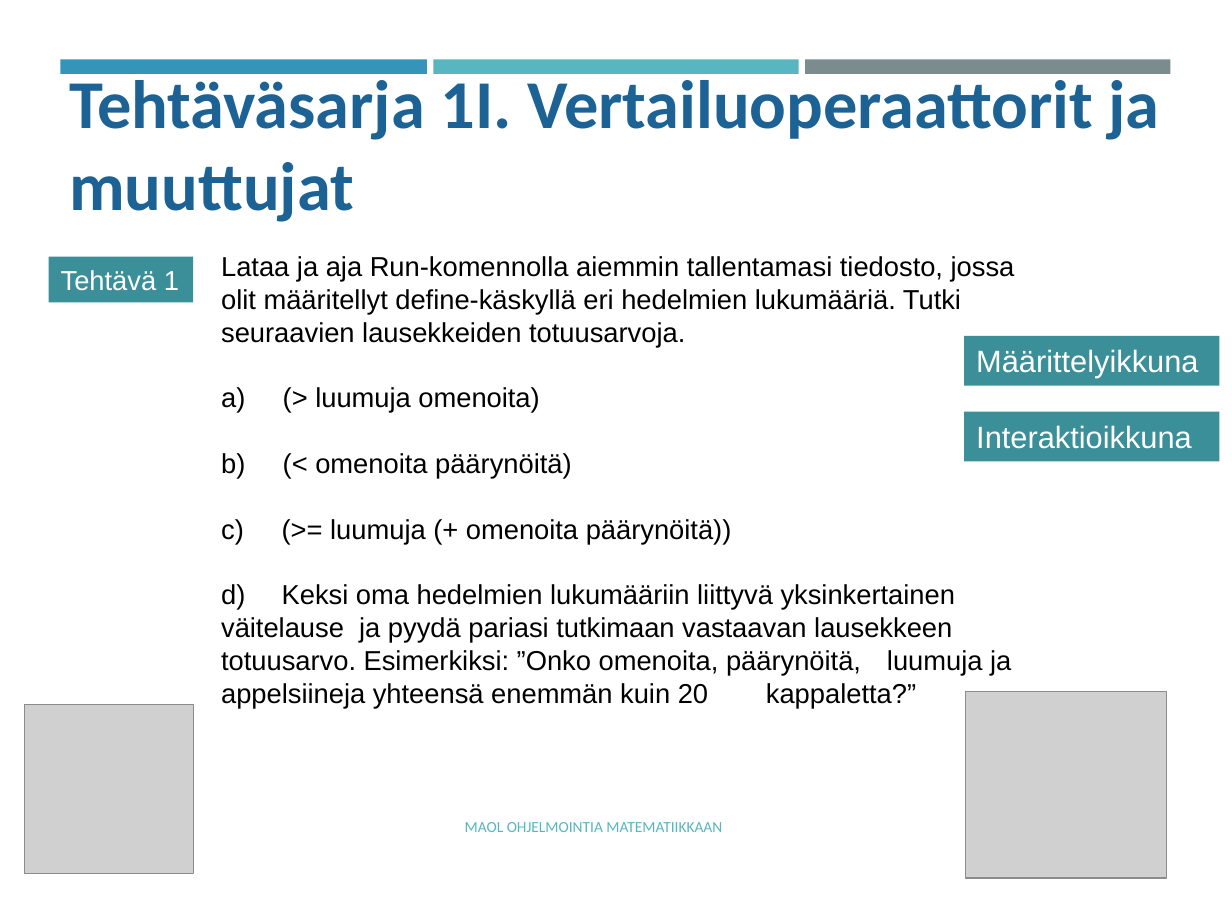
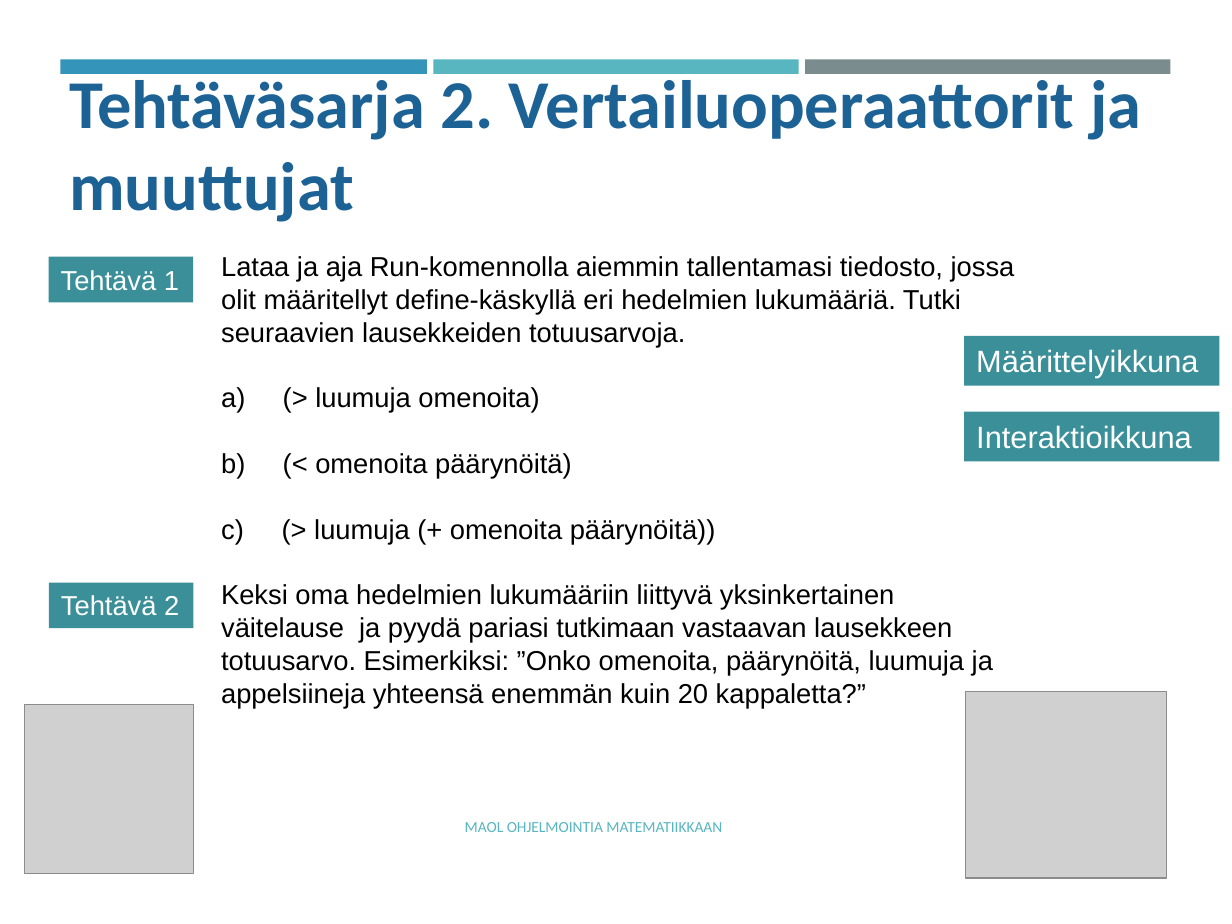
Before and after one commit to tyynetyyne/tyynetyyne.github.io, a slide deck: slide 11 of tehtavat/tiedostot/maol/power_point/Racket-MAOL-5-6-muuttujat.pptx. Drawn at 1232x924 pixels with LibreOffice and Linux fonts; fonts in the diff are those of the drawing; grey boxes stand for pictures. Boxes give left, top, right and bottom in pixels: in the first picture for what was removed or moved away, otherwise in the second. Text is boxed around its words. In the diff, an @@ line names an element or a change of style, - is before the commit and + after.

```diff
--- a/tehtavat/tiedostot/maol/power_point/Racket-MAOL-5-6-muuttujat.pptx
+++ b/tehtavat/tiedostot/maol/power_point/Racket-MAOL-5-6-muuttujat.pptx
@@ text at (69, 71, 1141, 222): text changed @@
-Tehtäväsarja 1I. Vertailuoperaattorit ja muuttujat
+Tehtäväsarja 2. Vertailuoperaattorit ja muuttujat
@@ text at (221, 519, 993, 709): text changed @@
-c) (>= luumuja (+ omenoita päärynöitä))
-d) Keksi oma hedelmien lukumääriin liittyvä yksinkertainen väitelause ja pyydä pariasi tutkimaan vastaavan lausekkeen totuusarvo. Esimerkiksi: ”Onko omenoita, päärynöitä, luumuja ja appelsiineja yhteensä enemmän kuin 20 kappaletta?”
+c) (> luumuja (+ omenoita päärynöitä))
+Keksi oma hedelmien lukumääriin liittyvä yksinkertainen väitelause ja pyydä pariasi tutkimaan vastaavan lausekkeen totuusarvo. Esimerkiksi: ”Onko omenoita, päärynöitä, luumuja ja appelsiineja yhteensä enemmän kuin 20 kappaletta?”
@@ rectangle added at (49, 583, 193, 628), fill #3A8F98, 16 pt, text #FFFFFF @@
+Tehtävä 2
```
Also in this commit, not shown: 9 other slides changed, 3 slides added, 1 slide removed.
